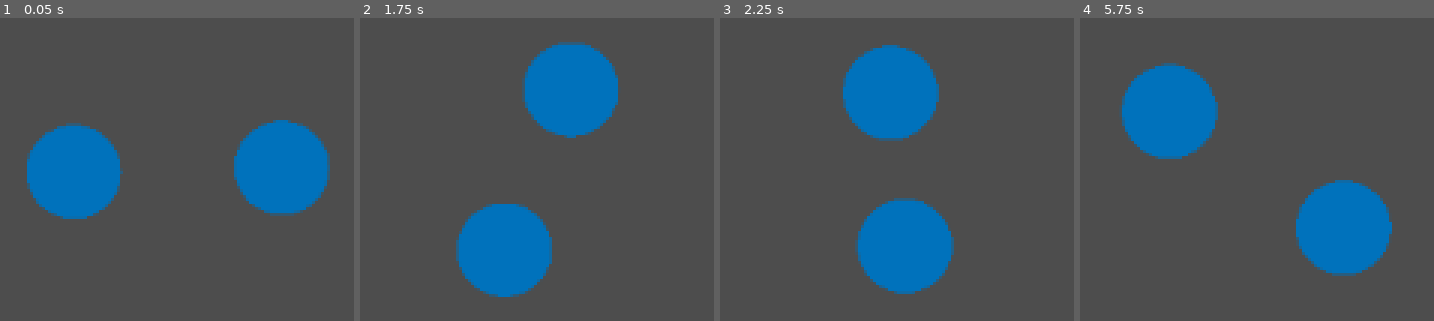
Above: before the commit, frames 1-4 (left to right).
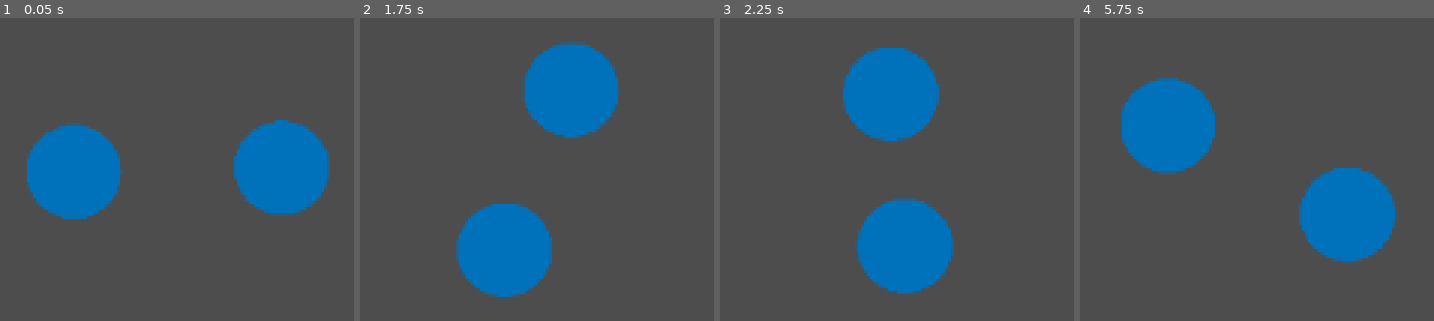
Above: after the commit, the same moments.

Repository: DarkLegend001/Space-Simulator
Game: Godot game, scene res://main/main.tscn
The game is run twice, just before and just after one commit, with the same random seed, the same clock (stepped at 60 frames per second) and the same inputs.
Inputs:
- Up to frame 1 (0.05 s): no input
- Up to frame 2 (1.75 s): no input
- Up to frame 3 (2.25 s): no input
- Up to frame 4 (5.75 s): no input

Frame 1 is identical in both runs. In frame 2, 0.1% of the frame differs, in the area x 47-73%, y 8-40%; in frame 3, 0.4%; in frame 4, 5.6%, in the area x 11-89%, y 14-86%.

Commit message:
fix previous physics problems hopefully

Diff:
--- a/simulation/celestial_body.gd
+++ b/simulation/celestial_body.gd
@@ -8,6 +8,9 @@
 var mass: float
 var radius: float
 
+# Only used in the calculations for other attributes
+var accel_old: Vector3
+
 
 func _init(pos: Vector3, vel: Vector3, rot_vel: Vector3, mass: float, radius: float):
 	self.pos = pos
--- a/simulation/physics_calculator.gd
+++ b/simulation/physics_calculator.gd
@@ -4,15 +4,18 @@
 const G = 6.6743E-11
 
 # Verlet Intergration; https://www.algorithm-archive.org/contents/verlet_integration/verlet_integration.html
-# I may need to update the positions of every body before I update the accelerations of everything,
-# but I will do that later if stuff does not go well
-func integrate_forces(body, bodies, timestep):
-	print(body.vel)
-	print(body.accel)
-	var vel_half = body.vel + 0.5 * body.accel * timestep
-	body.pos += vel_half * timestep
-	body.accel = calculate_force(body, bodies) / body.mass
-	body.vel = vel_half + 0.5 * body.accel * timestep
+func integrate_forces(bodies, timestep):
+	for body in bodies:
+		body.pos += body.vel * timestep + 0.5 * body.accel * timestep ** 2
+	for body in bodies:
+		body.accel_old = body.accel
+	for body in bodies:
+		body.accel = calculate_force(body, bodies) / body.mass
+	for body in bodies:
+		body.vel += 0.5 * (body.accel + body.accel_old) * timestep
+
+func calc_vel(body, timestep):
+	return body.vel_half + 0.5 * body.accel * timestep
 
 func calculate_force(body, bodies) -> Vector3:
 	var force = Vector3.ZERO
--- a/simulation/simulation.gd
+++ b/simulation/simulation.gd
@@ -17,5 +17,4 @@
 
 func update():
 	#print("Updating 'Simulation'")
-	for body in celestial_bodies:
-		calculator.integrate_forces(body, celestial_bodies, timestep)
+	calculator.integrate_forces(celestial_bodies, timestep)
